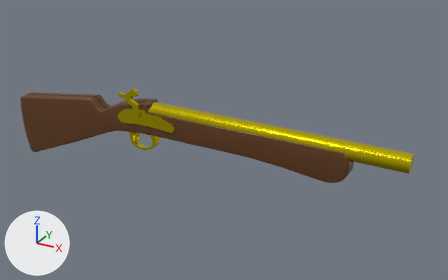
The Blender file Content/BoatFight/Models/Guns/Blunderbuss.blend: old version first, new version second.
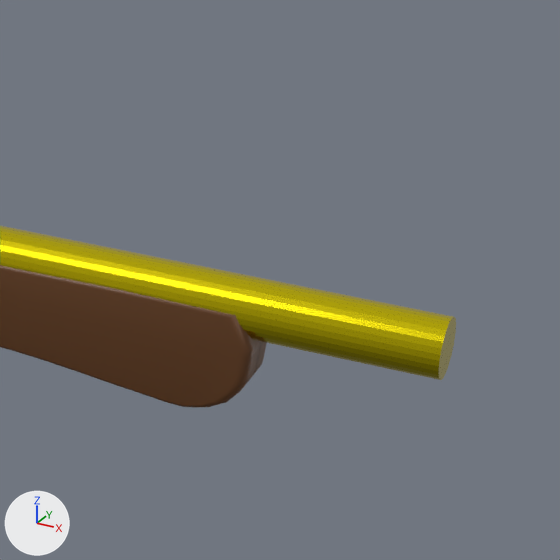
Old and new are each drawn whole from a camera (50 mm lens) standing at (0.534, -0.849, 0.51) and looking at (0.049, 0.031, 0.069) and again close up on the part from 60% to 100% of the width and 19% to 83% of the height. Every picture has the same lights, and +X, +Y and +Z are marked at lower left.

In view in the first close-up: 'Barrel', 'Stock'.
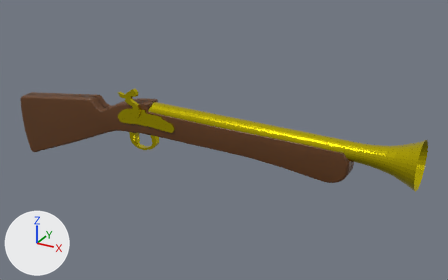
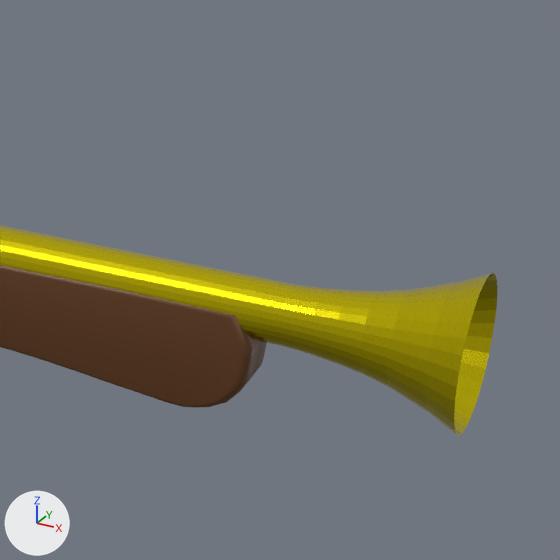
Changed parts and their boxes [x1, y1, x2, y2] in the close-ups (560 x 560 px):
'Barrel', reshaped
    before: [0, 225, 456, 380]
    after: [0, 225, 497, 435]

The edits, one by one:
me_cylinder_008 is used by ob_barrel; location (0.1512, 0.0, 0.1129); rotation (0.0, 1.571, 0.0), in degrees (0, 90, 0); scale (0.05, 0.05, 0.75).
me_cylinder_008 had 64 vertices, 34 faces and spanned x -0.305..0.305, y -0.305..0.305, z -0.305..0.305.
me_cylinder_008 now has 288 vertices, 257 faces and spans x -0.772..0.772, y -0.772..0.772, z -0.305..0.322.
Part 1, on me_cylinder_008:
1 face is deleted.
32 vertices in x -0.305..0.305, y -0.305..0.305, z 0.305 move by (0.0, 0.0, -0.102).
224 vertices are added at x -0.772..0.772, y -0.772..0.772, z 0.212..0.322.
224 new faces join them.
